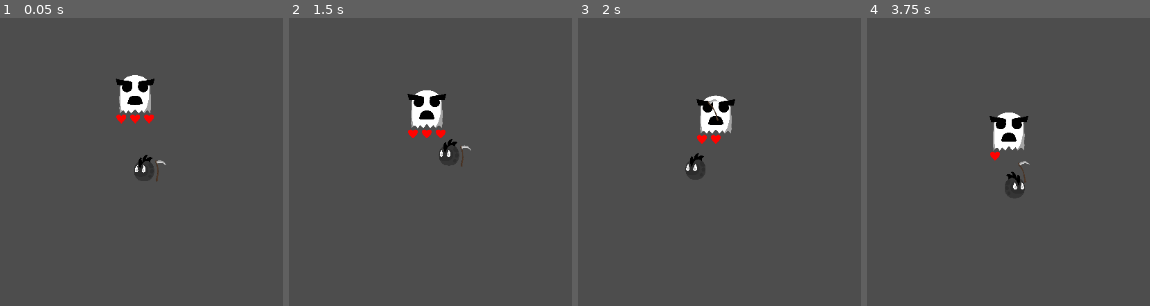
Above: before the commit, frames 1-4 (left to right).
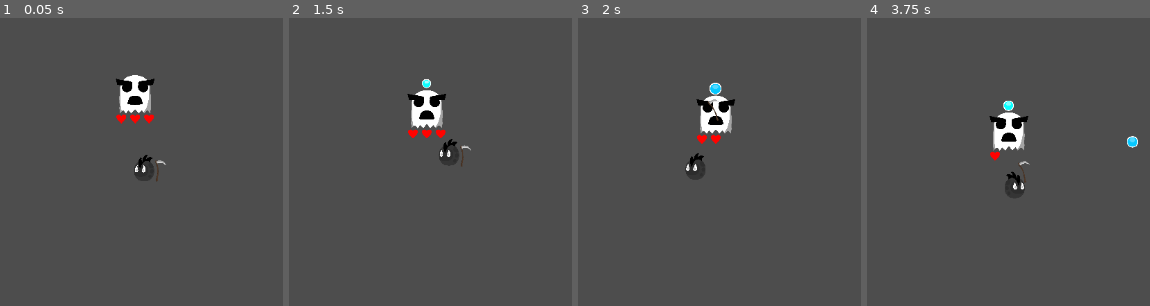
Above: after the commit, the same moments.

Repository: HoneyPony/impish-descent-future
Game: Godot game, scene res://Game.tscn
Same seed, same stepped clock (60 frames per second), same inputs: the game is played once before the commit and once after it.
Inputs (mouse positions are in pixels of both pictures, inside the frame that each line leads up to):
- Up to frame 1 (0.05 s): no input
- Up to frame 2 (1.5 s): move the mouse to (outside the picture) at 0.52 s; hold D (player_right) 0.53-1.28 s; move the mouse to (outside the picture) at 1.27 s
- Up to frame 3 (2 s): no input
- Up to frame 4 (3.75 s): move the mouse to (1093, 75) at 2.02 s; hold D (player_right) 2.03-3.53 s; move the mouse to (974, 262) at 2.77 s; move the mouse to (outside the picture) at 3.52 s

Frame 1 is identical in both runs. In frame 2, less than 0.1% of the frame differs, in the area x 46-51%, y 21-25%; in frame 3, 0.2%; in frame 4, 0.3%, in the area x 48-96%, y 28-46%.

Commit message:
Work on enemy projectile

Diff:
--- a/GS.gd
+++ b/GS.gd
@@ -6,5 +6,8 @@
 var Game = preload("res://Game.tscn")
 var MainMenu = preload("res://MainMenu.tscn")
 
+var EnemyProjectile1 = preload("res://enemies/enemy_projectile1.tscn")
+var EnemyProjectile1Particle = preload("res://enemies/enemy_projectile_1_particle.tscn")
+
 func _ready():
 	pass
--- /dev/null
+++ b/enemies/enemy_projectile1.tscn
@@ -0,0 +1,104 @@
+[gd_scene load_steps=7 format=3 uid="uid://bp3ojbyx4exs5"]
+
+[ext_resource type="Script" path="res://enemies/enemy_projectile_1.gd" id="1_cv0up"]
+[ext_resource type="Texture2D" uid="uid://dgria8gxiwta8" path="res://enemies/enemy_projectile1.png" id="2_skhln"]
+
+[sub_resource type="Animation" id="Animation_7ple2"]
+resource_name = "Spawn"
+length = 6.0
+tracks/0/type = "value"
+tracks/0/imported = false
+tracks/0/enabled = true
+tracks/0/path = NodePath("EnemyProjectile1:scale")
+tracks/0/interp = 1
+tracks/0/loop_wrap = true
+tracks/0/keys = {
+"times": PackedFloat32Array(0, 2, 2.96667, 6),
+"transitions": PackedFloat32Array(1, 1, 1, 1),
+"update": 0,
+"values": [Vector2(1e-05, 1e-05), Vector2(0.25, 0.25), Vector2(0.25, 0.25), Vector2(0.2, 0.2)]
+}
+tracks/1/type = "value"
+tracks/1/imported = false
+tracks/1/enabled = true
+tracks/1/path = NodePath("EnemyProjectile1:modulate")
+tracks/1/interp = 1
+tracks/1/loop_wrap = true
+tracks/1/keys = {
+"times": PackedFloat32Array(0, 2),
+"transitions": PackedFloat32Array(1, 1),
+"update": 0,
+"values": [Color(5, 5, 5, 1), Color(1, 1, 1, 1)]
+}
+tracks/2/type = "method"
+tracks/2/imported = false
+tracks/2/enabled = true
+tracks/2/path = NodePath(".")
+tracks/2/interp = 1
+tracks/2/loop_wrap = true
+tracks/2/keys = {
+"times": PackedFloat32Array(2, 6),
+"transitions": PackedFloat32Array(1, 1),
+"values": [{
+"args": [],
+"method": &"fire_now"
+}, {
+"args": [],
+"method": &"die"
+}]
+}
+
+[sub_resource type="Animation" id="Animation_t0c52"]
+length = 0.001
+tracks/0/type = "value"
+tracks/0/imported = false
+tracks/0/enabled = true
+tracks/0/path = NodePath("EnemyProjectile1:scale")
+tracks/0/interp = 1
+tracks/0/loop_wrap = true
+tracks/0/keys = {
+"times": PackedFloat32Array(0),
+"transitions": PackedFloat32Array(1),
+"update": 0,
+"values": [Vector2(0.25, 0.25)]
+}
+tracks/1/type = "value"
+tracks/1/imported = false
+tracks/1/enabled = true
+tracks/1/path = NodePath("EnemyProjectile1:modulate")
+tracks/1/interp = 1
+tracks/1/loop_wrap = true
+tracks/1/keys = {
+"times": PackedFloat32Array(0),
+"transitions": PackedFloat32Array(1),
+"update": 0,
+"values": [Color(1, 1, 1, 1)]
+}
+
+[sub_resource type="AnimationLibrary" id="AnimationLibrary_lnosb"]
+_data = {
+"RESET": SubResource("Animation_t0c52"),
+"Spawn": SubResource("Animation_7ple2")
+}
+
+[sub_resource type="CircleShape2D" id="CircleShape2D_g7pqy"]
+radius = 17.0294
+
+[node name="EnemyProjectile1" type="AnimatableBody2D"]
+collision_layer = 8
+sync_to_physics = false
+script = ExtResource("1_cv0up")
+
+[node name="EnemyProjectile1" type="Sprite2D" parent="."]
+scale = Vector2(0.25, 0.25)
+texture = ExtResource("2_skhln")
+
+[node name="AnimationPlayer" type="AnimationPlayer" parent="."]
+libraries = {
+"": SubResource("AnimationLibrary_lnosb")
+}
+autoplay = "Spawn"
+
+[node name="CollisionShape2D" type="CollisionShape2D" parent="."]
+position = Vector2(-1, -2)
+shape = SubResource("CircleShape2D_g7pqy")
--- /dev/null
+++ b/enemies/enemy_projectile_1.gd
@@ -0,0 +1,45 @@
+extends AnimatableBody2D
+
+var velocity = Vector2.ZERO
+
+var fired = false
+
+var targetted_player = null
+
+const SPEED = 512
+
+func die():
+	var particle = GS.EnemyProjectile1Particle.instantiate()
+	particle.position = position
+	add_sibling(particle)
+	queue_free()
+
+func _physics_process(delta):
+	if velocity != Vector2.ZERO:
+		var collide = move_and_collide(velocity * delta)
+
+		if targetted_player != null:
+			var dir = (targetted_player.global_position - global_position).normalized()
+			var new_vel = dir * SPEED
+
+			velocity = velocity.slerp(new_vel, 0.02)
+
+		# Die when we hit a wall
+		if collide != null:
+			die()
+
+# Called by animation
+func fire_now():
+	var dir = Vector2.DOWN
+
+	var players = get_tree().get_nodes_in_group("Players")
+	if not players.is_empty():
+		var random = players.pick_random()
+		dir = (random.global_position - global_position).normalized()
+
+		targetted_player = random
+
+	# Can adjust this speed value
+	velocity = dir * SPEED
+
+	fired = true
--- /dev/null
+++ b/enemies/enemy_projectile_1_particle.tscn
@@ -0,0 +1,28 @@
+[gd_scene load_steps=4 format=3 uid="uid://ds3vugyqy3uh0"]
+
+[ext_resource type="Texture2D" uid="uid://b0wfnudehcvdh" path="res://enemies/enemy_projectile1_particle.png" id="1_17vvi"]
+[ext_resource type="Script" path="res://temporary_particles.gd" id="2_mp6td"]
+
+[sub_resource type="Curve" id="Curve_x8n7n"]
+_data = [Vector2(0, 1), 0.0, 0.0, 0, 0, Vector2(1, 0), -2.84516, 0.0, 0, 0]
+point_count = 2
+
+[node name="enemy_projectile1_particle" type="CPUParticles2D"]
+scale = Vector2(0.25, 0.25)
+emitting = false
+lifetime = 0.4
+one_shot = true
+explosiveness = 0.8
+lifetime_randomness = 0.25
+texture = ExtResource("1_17vvi")
+emission_shape = 1
+emission_sphere_radius = 55.3
+particle_flag_align_y = true
+spread = 180.0
+gravity = Vector2(0, 0)
+initial_velocity_min = 252.53
+initial_velocity_max = 252.53
+scale_amount_min = 0.3
+scale_amount_max = 1.02
+scale_amount_curve = SubResource("Curve_x8n7n")
+script = ExtResource("2_mp6td")
--- a/enemies/simple_ghost.gd
+++ b/enemies/simple_ghost.gd
@@ -1,6 +1,22 @@
 extends CharacterBody2D
 
 var health: int = 6
+
+var current_projectile = null
+
+func handle_simple_projectile():
+	if current_projectile != null:
+		if not current_projectile.fired:
+			# If we have an un-fired projectile, update its pos
+			current_projectile.global_position = $FireFrom.global_position
+			return
+
+	# Spawn a new projectile if we don't have one
+	var proj = GS.EnemyProjectile1.instantiate()
+	proj.global_position = $FireFrom.global_position
+	add_sibling(proj)
+
+	current_projectile = proj
 
 func _physics_process(delta):
 	var players = get_tree().get_nodes_in_group("Players")
@@ -18,6 +34,8 @@
 
 	move_and_slide()
 
+	handle_simple_projectile()
+
 
 
 func _on_hazard_body_entered(body):
--- a/enemies/simple_ghost.tscn
+++ b/enemies/simple_ghost.tscn
@@ -35,4 +35,7 @@
 [node name="CollisionShape2D" type="CollisionShape2D" parent="Hazard"]
 shape = SubResource("RectangleShape2D_kr1kd")
 
+[node name="FireFrom" type="Marker2D" parent="."]
+position = Vector2(0, -76)
+
 [connection signal="body_entered" from="Hazard" to="." method="_on_hazard_body_entered"]
--- /dev/null
+++ b/temporary_particles.gd
@@ -0,0 +1,11 @@
+extends CPUParticles2D
+
+@export var time: float = 2.0
+
+func _ready():
+	emitting = true
+
+func _process(delta):
+	time -= delta
+	if time < 0:
+		queue_free()
Binary file added: enemies/enemy_projectile1.png
Not shown, added: enemies/enemy_projectile1.png.import
Binary file added: enemies/enemy_projectile1_particle.png
Not shown, added: enemies/enemy_projectile1_particle.png.import
Not shown, added: enemies/enemy_projectile1.kra
Not shown, added: enemies/enemy_projectile1.kra~
Not shown, added: enemies/enemy_projectile1_particle.kra
Not shown, added: enemies/enemy_projectile1_particle.kra~
